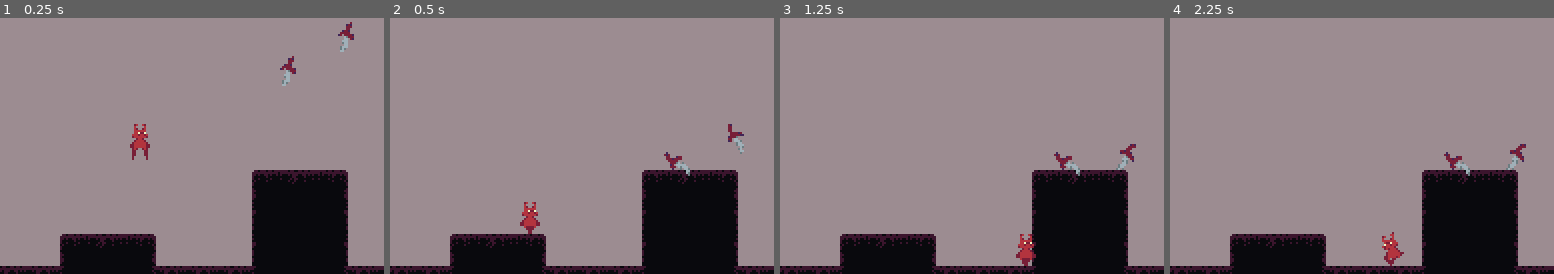
Above: before the commit, frames 1-4 (left to right).
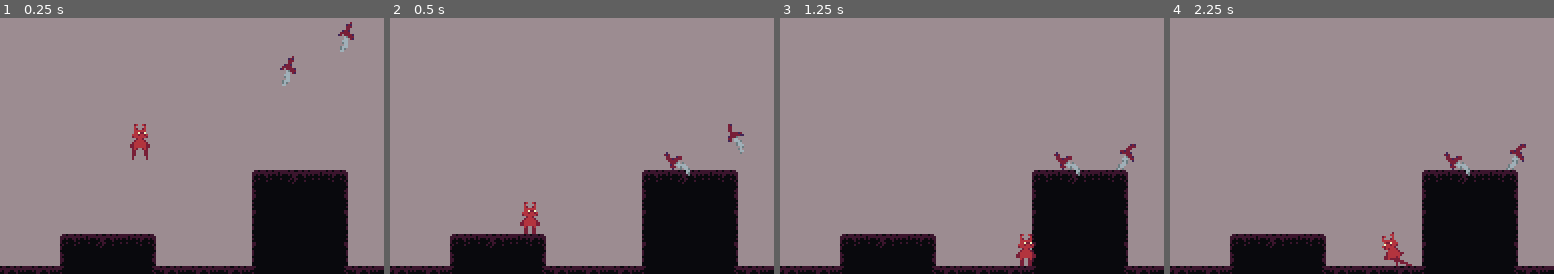
Above: after the commit, the same moments.

Repository: LordOfCheese1/project-hell
Game: Godot game, scene res://scenes/testing.tscn
The game is run twice, just before and just after one commit, with the same random seed, the same clock (stepped at 60 frames per second) and the same inputs.
Inputs:
- Up to frame 1 (0.25 s): no input
- Up to frame 2 (0.5 s): no input
- Up to frame 3 (1.25 s): hold D (right) from 0.53 s (still down); hold E (grab) from 0.53 s (still down); tap Space (jump) at 0.77 s
- Up to frame 4 (2.25 s): release E (grab) at 1.28 s; tap F (use_item) at 1.35 s; tap Space (jump) at 1.52 s; release D (right) at 2.03 s; hold A (left) from 2.03 s (still down); hold E (grab) from 2.03 s (still down)
The pictures show only the part of the screen within x 13-63%, y 39-89%; the shares and areas given below are measured in that part.

Frame 1 is identical in both runs. In frame 2, less than 0.1% of the frame differs, in the area x 34-39%, y 81-85%; in frame 3, less than 0.1%; in frame 4, 0.1%, in the area x 56-64%, y 93-97%.

Commit message:
a little proc anim fix

Diff:
--- a/scripts/entities/player/player_leg.gd
+++ b/scripts/entities/player/player_leg.gd
@@ -14,7 +14,7 @@
 func _physics_process(delta):
 	if !is_hooked or !get_parent().get_parent().is_on_floor():# && get_parent().get_parent().is_on_floor():
 		if get_parent().get_parent().is_on_floor():
-			hook_point = Vector2(get_parent().get_parent().position.x, get_parent().get_parent().position.y + 10)
+			hook_point = Vector2(get_parent().get_parent().position.x + position.x, get_parent().get_parent().position.y + 10)
 		else:
 			hook_point.x = get_parent().get_parent().position.x + position.x * 2
 			hook_point.y = get_parent().get_parent().position.y + position.y * 2
@@ -24,4 +24,4 @@
 		if hook_point.distance_to(to_global(default_pos)) > 10:
 			is_hooked = false
 
-	points[1] = to_local(hook_point)#lerp(points[1], to_local(hook_point), 0.2)
+	points[1] = to_local(hook_point)#lerp(points[1], to_local(hook_point), 0.3)
